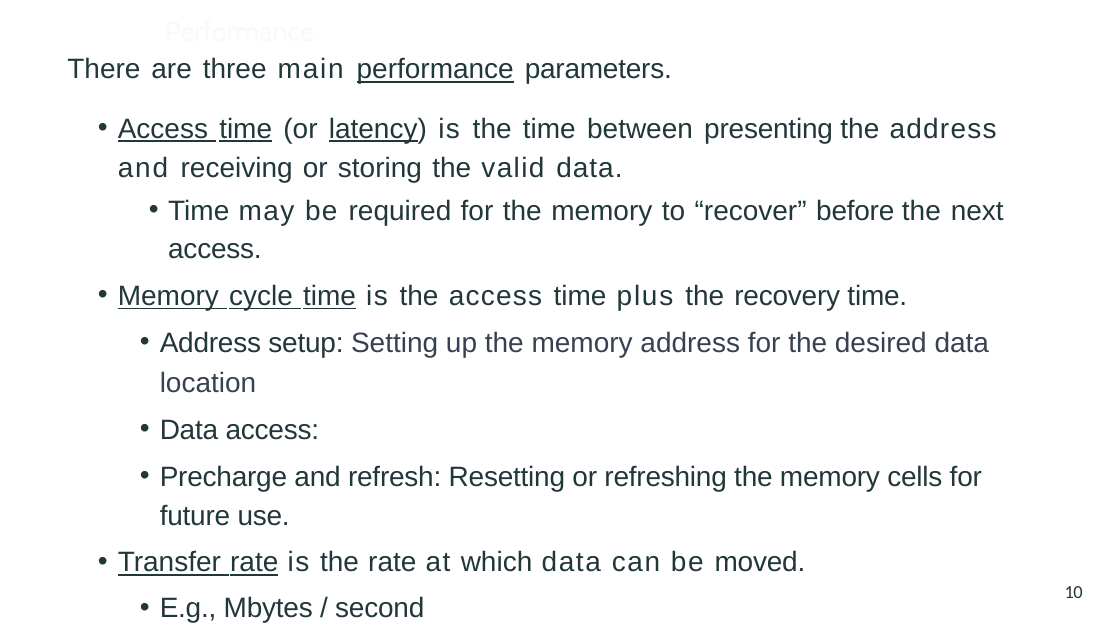
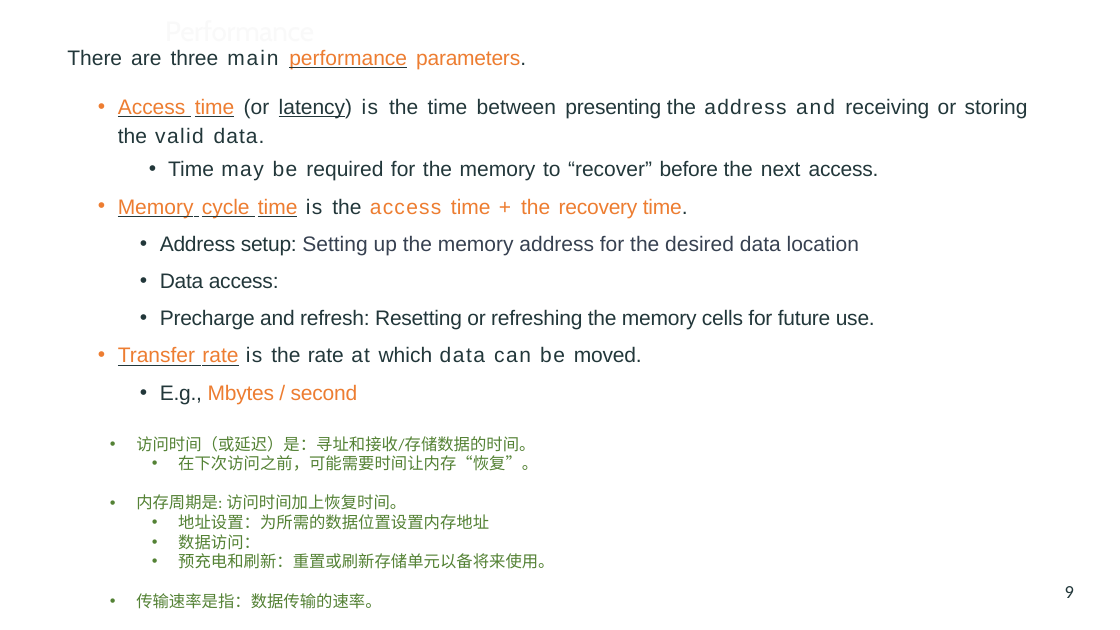
Before and after one commit to vcboy1/Leeds, a slide deck: slide 9 of 26fall/1860/Lecture/Week1.8/Lec 1.8.2 Memory.pptx (slide 10 before the commit). Drawn at 1120x630 pixels with LibreOffice and Linux fonts; fonts in the diff are those of the drawing. Boxes give left, top, right and bottom in pixels: in the first picture for what was removed or moved away, otherwise in the second. Text is boxed around its words. In the diff, an @@ line names an element or a change of style, - is before the commit and + after.

```diff
--- a/26fall/1860/Lecture/Week1.8/Lec 1.8.2 Memory.pptx
+++ b/26fall/1860/Lecture/Week1.8/Lec 1.8.2 Memory.pptx
@@ title added at [165, 15, 314, 49], 23.8 pt, text #F9F9F9 @@
+Performance
@@ text "There are three main performance ...": place and size @@
-text "There are three main performance ..." at [67, 57, 1004, 622]
+text "There are three main performance ..." at [67, 49, 1028, 405]
@@ text at [67, 49, 1028, 405]: size 24 to 18 pt in "There are three main performance parameters.", "Access time (or latency) is the time ...", "Time may be required for the memory ...", "Address setup: Setting up the memory address ..." and 4 more places; text colour #22373A to #ED7D31 in "performance parameters.", "Access time", "Transfer rate", "Mbytes / second" @@
@@ text at [118, 198, 688, 218]: text changed; size 24 to 18 pt; text colour #22373A to #ED7D31 @@
-• Memory cycle time is the access time plus the recovery time.
+• Memory cycle time is the access time + the recovery time.
@@ text added at [136, 436, 554, 609], 14 pt, text #548235 @@
+• 访问时间（或延迟）是：寻址和接收/存储数据的时间。
+  • 在下次访问之前，可能需要时间让内存“恢复”。
+• 内存周期是: 访问时间加上恢复时间。
+  • 地址设置：为所需的数据位置设置内存地址
+  • 数据访问：
+  • 预充电和刷新：重置或刷新存储单元以备将来使用。
+• 传输速率是指：数据传输的速率。
@@ page number at [1065, 586, 1074, 598]: text changed @@
-10
+9
```
Also in this commit, not shown: 18 other slides changed, 3 slides removed, 16 other files.
